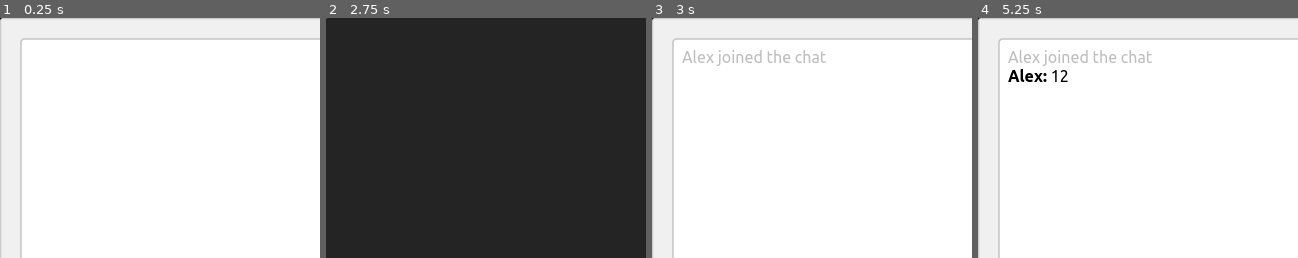
Above: before the commit, frames 1-4 (left to right).
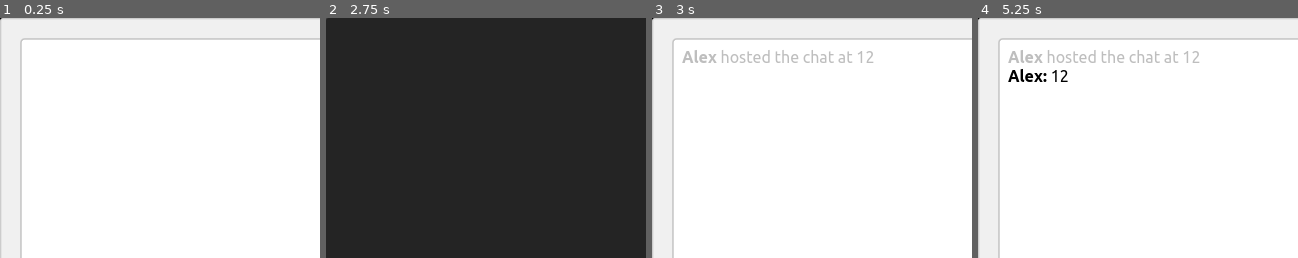
Above: after the commit, the same moments.

Repository: UbeJelly/Koteksu
Game: Godot game, scene res://Scenes/MainClient.tscn
Two runs of this game, one before a commit and one after it. Both use one fixed random seed, a clock stepped at 60 frames per second and the inputs below.
Inputs (mouse positions are % of the whole screen's width and height, from its top left):
- Up to frame 1 (0.25 s): no input
- Up to frame 2 (2.75 s): click (44, 68) at 0.52 s; type "12" at 0.6 s; click (20, 92) at 0.75 s; type "Alex" at 0.83 s; click (56, 92) at 0.98 s; type "12" at 1.07 s; click (24, 84) at 1.25 s; click "😎" at 2 s
- Up to frame 3 (3 s): click "Host" at 2.75 s
- Up to frame 4 (5.25 s): click "[fade start=0 length=4]fade[/…" at 3.5 s; click "[fade start=0 length=4]fade[/…" at 4.25 s; click "Send" at 5 s
The pictures show only the part of the screen within x 0-50%, y 0-50%; the shares and areas given below are measured in that part.

Frames 1-2 are identical in both runs. In frame 3, 1.1% of the frame differs, in the area x 10-70%, y 13-20%; in frame 4, 1.1%.

Commit message:
Added back missing features from master branch due to previous cherry pick merge

Diff:
--- a/Scenes/MainClient.tscn
+++ b/Scenes/MainClient.tscn
@@ -46,6 +46,10 @@
 [sub_resource type="FontVariation" id="FontVariation_y2ui2"]
 base_font = ExtResource("4_p7rhd")
 spacing_top = 3
+
+[sub_resource type="FontVariation" id="FontVariation_hoby2"]
+base_font = ExtResource("7_mt2u8")
+spacing_top = 6
 
 [node name="MainClient" type="Panel" unique_id=1889466723]
 anchors_preset = 15
@@ -180,7 +184,6 @@
 justification_flags = 0
 meta_underlined = false
 hint_underlined = false
-threaded = true
 deselect_on_focus_loss_enabled = false
 metadata/_edit_lock_ = true
 
@@ -207,7 +210,6 @@
 justification_flags = 0
 meta_underlined = false
 hint_underlined = false
-threaded = true
 deselect_on_focus_loss_enabled = false
 metadata/_edit_lock_ = true
 
@@ -234,7 +236,6 @@
 justification_flags = 0
 meta_underlined = false
 hint_underlined = false
-threaded = true
 deselect_on_focus_loss_enabled = false
 metadata/_edit_lock_ = true
 
@@ -261,7 +262,6 @@
 justification_flags = 0
 meta_underlined = false
 hint_underlined = false
-threaded = true
 deselect_on_focus_loss_enabled = false
 metadata/_edit_lock_ = true
 
@@ -289,7 +289,6 @@
 justification_flags = 0
 meta_underlined = false
 hint_underlined = false
-threaded = true
 deselect_on_focus_loss_enabled = false
 metadata/_edit_lock_ = true
 
@@ -335,7 +334,6 @@
 justification_flags = 0
 meta_underlined = false
 hint_underlined = false
-threaded = true
 deselect_on_focus_loss_enabled = false
 metadata/_edit_lock_ = true
 
@@ -450,7 +448,9 @@
 
 [node name="Emojis" type="TabContainer" parent="EmojiBoard/Category" unique_id=1316914170 groups=["Tabs"]]
 layout_mode = 2
+theme_override_fonts/font = SubResource("FontVariation_hoby2")
 current_tab = 0
+tabs_position = 1
 tab_0/title = " 🤣 "
 metadata/_tab_index = 0
 metadata/_tab_name = " :D "
@@ -526,30 +526,35 @@
 [node name="😉" type="Button" parent="EmojiBoard/Category/Emojis/Scroll/HFlow" unique_id=531223081 groups=["Emojis"]]
 custom_minimum_size = Vector2(40, 40)
 layout_mode = 2
+tooltip_text = "winking face"
 mouse_default_cursor_shape = 2
 text = "😉"
 
 [node name="😊" type="Button" parent="EmojiBoard/Category/Emojis/Scroll/HFlow" unique_id=1698274192 groups=["Emojis"]]
 custom_minimum_size = Vector2(40, 40)
 layout_mode = 2
+tooltip_text = "smiling face with smiling eyes"
 mouse_default_cursor_shape = 2
 text = "😊"
 
 [node name="😋" type="Button" parent="EmojiBoard/Category/Emojis/Scroll/HFlow" unique_id=183813137 groups=["Emojis"]]
 custom_minimum_size = Vector2(40, 40)
 layout_mode = 2
+tooltip_text = "face savoring food"
 mouse_default_cursor_shape = 2
 text = "😋"
 
 [node name="😎" type="Button" parent="EmojiBoard/Category/Emojis/Scroll/HFlow" unique_id=2100351022 groups=["Emojis"]]
 custom_minimum_size = Vector2(40, 40)
 layout_mode = 2
+tooltip_text = "smiling face with sunglasses"
 mouse_default_cursor_shape = 2
 text = "😎"
 
 [node name="😍" type="Button" parent="EmojiBoard/Category/Emojis/Scroll/HFlow" unique_id=1573516703 groups=["Emojis"]]
 custom_minimum_size = Vector2(40, 40)
 layout_mode = 2
+tooltip_text = "smiling face with heart-eyes"
 mouse_default_cursor_shape = 2
 text = "😍"
 
--- a/Scripts/MainClient.gd
+++ b/Scripts/MainClient.gd
@@ -1,11 +1,16 @@
 class_name MainClient extends Panel
+
+enum Role { HOST, CLIENT }
 
 @export var thumbnail_min_size := Vector2(160.0, 160.0)		## Images' min size on ImgBoard/Grid.
 @export var print_image_files := true						## Prints the loaded image files.
-
+@export var print_tabbar_names := true						## Prints the TabBar names from TabContainers
+
+var role: int = Role.CLIENT
 var username: String = ""
 var address: String = ""
 var message: String = ""
+var id: int = 0
 
 var message_field_focus: bool = false
 var color_picker_value: String = ""
@@ -17,6 +22,8 @@
 var img_save: String = main_path+"/ImgList"
 var img_path: String = main_path+"/img"
 var images: PackedStringArray = []
+
+var supported_formats: PackedStringArray = ["png", "jpg", "jpeg", "webp", "svg", "bmp", "dds", "ktx", "exr", "hdr", "tga"]
 
 var scroll_v_size: int = 20
 
@@ -59,9 +66,28 @@
 	for emoji in emojis:
 		emoji.pressed.connect(_on_Emoji_btn_pressed.bind(emoji.text))
 
+	if OS.is_debug_build() and print_tabbar_names == true:
+		print("TabContainers and TabBars")
+
 	for tab in tabs:
 		var tabbar: TabBar = tab.get_tab_bar()
 		tabbar.mouse_default_cursor_shape = CursorShape.CURSOR_POINTING_HAND
+
+		if OS.is_debug_build() and print_tabbar_names == true:
+			print(tabbar.get_parent().name+": "+tabbar.name)
+
+		match tabbar.get_parent().name:
+			"Category":
+				tabbar.set_tab_tooltip(0, "Emoji")
+				tabbar.set_tab_tooltip(1, "Kaomoji")
+			"Emojis":
+				tabbar.set_tab_tooltip(0, "Smiley faces and animals")
+			"Kaomoji":
+				tabbar.set_tab_tooltip(0, "Kaomojis")
+
+	if OS.is_debug_build() and print_tabbar_names == true:
+		print("")
+
 
 ## Returns the local ip address of the machine.
 func get_local_ip() -> String:
@@ -84,41 +110,48 @@
 ## Checks for a directory and the images it contains.
 ## [param path] is the directory path to check and load images from.
 func check_images(path: String = "") -> void:
+	if not imggrid.get_children() == null:
+		for i in imggrid.get_children():
+			i.queue_free()
+
 	var directory := DirAccess.open(path)
 	if not directory == null:
-		# First list all images from directory into an array.
-		# Then compare the save file and images' contents.
-		# If they're different then overwrite the save file
-		# before loading the images.
 		images = directory.get_files()
-
 		if FileAccess.open(img_save, FileAccess.READ) == null:
 			save_images(images)
 		else:
-			if images == load_images(img_save):
-				pass
-			else:
-				if not imggrid.get_children() == null:
-					for i in imggrid.get_children():
-						i.queue_free()
+			if not images == load_images(img_save):
 				save_images(images)
 				images = load_images(img_save)
-
-		for img_file in load_images(img_save):
-			if print_image_files == true:
-				print(img_file)
-
-			var image = Image.load_from_file(img_path+"/"+img_file)
-			var texture = ImageTexture.create_from_image(image)
-			var thumbnail := TextureButton.new()
-
-			thumbnail.texture_normal = texture
-			thumbnail.name = img_file
-			thumbnail.ignore_texture_size = true
-			thumbnail.stretch_mode = TextureButton.STRETCH_KEEP_ASPECT_COVERED
-			thumbnail.custom_minimum_size = thumbnail_min_size
-			thumbnail.mouse_default_cursor_shape = Control.CURSOR_POINTING_HAND
-			imggrid.add_child(thumbnail, true)
+			else:
+				if OS.is_debug_build() and print_image_files == true:
+					print("Loading images at %s ..." % img_path)
+
+				for img_file in load_images(img_save):
+					if print_image_files == true:
+						print("✓ %s" % img_file)
+
+					var image = Image.load_from_file(img_path+"/"+img_file)
+					var texture = ImageTexture.create_from_image(image)
+					var thumbnail := TextureButton.new()
+
+					# Save images as resource to load by valid resource paths
+					var texture_res_path: String = "user://%s.res" % img_file
+					ResourceSaver.save(texture, texture_res_path)
+
+					# Bind _on_Thumbnail_pressed & its args to TextureButton.pressed signal
+					thumbnail.pressed.connect(_on_Thumbnail_pressed.bind(texture_res_path))
+
+					thumbnail.texture_normal = texture
+					thumbnail.name = img_file
+					thumbnail.ignore_texture_size = true
+					thumbnail.stretch_mode = TextureButton.STRETCH_KEEP_ASPECT_COVERED
+					thumbnail.custom_minimum_size = thumbnail_min_size
+					thumbnail.mouse_default_cursor_shape = Control.CURSOR_POINTING_HAND
+					imggrid.add_child(thumbnail, true)
+
+				if OS.is_debug_build() and print_image_files == true:
+					print("Loading images completed!\n")
 
 
 ## Saves an array of images into a file.
@@ -137,41 +170,65 @@
 	return loaded_array
 
 
-func _joined() -> void:
+## Called when files are dropped on the window.
+func _on_files_dropped(files_paths: PackedStringArray) -> void:
+	for path in files_paths:
+		var file: String = path.get_file()
+		var directory := DirAccess.open(img_path)
+
+		if not directory == null and file.get_extension().to_lower() in supported_formats:
+			DirAccess.copy_absolute(path, img_path+"/"+file)
+
+
+func _joined(_role: int) -> void:
 	client.hide()
 	username = username_field.text
 	address = address_field.text
-	_notify.rpc_id(multiplayer.get_unique_id(), username)
+	match _role:
+		Role.HOST:
+			_notify.rpc_id(multiplayer.get_unique_id(), username, address, Role.HOST)
+		Role.CLIENT:
+			_notify.rpc_id(id, username, address, Role.CLIENT)
 
 
 func _on_connected() -> void:
-	_joined()
-
-
-func _on_peer_connected(id: int) -> void:
-	_notify.rpc_id(id, username)
-
-
-@rpc("any_peer", "call_local", "unreliable") func _message_rpc(_username: String = "", _text: String = "") -> void:
+	_joined(Role.CLIENT)
+
+
+func _on_peer_connected(_id: int) -> void:
+	id = _id
+
+
+@rpc("any_peer", "call_local", "unreliable")
+func _message_rpc(_username: String = "", _text: String = "") -> void:
 	chatbox.text += "[b]%s:[/b] %s\n" % [_username, _text]
 
 
-@rpc("any_peer", "call_local", "unreliable") func _notify(_username: String = "") -> void:
-	chatbox.text += "[color=gray]%s joined the chat[/color]\n" % _username
+## The notification at chatbox when someone hosts or joins.
+## [param _username] is the username of the user.
+## [param _address] is the IP address of the user.
+## [param type] is the type whether they 'hosted' or 'joined'.
+@rpc("any_peer", "call_local", "unreliable")
+func _notify(_username: String = "", _address: String = "", _role: int = role) -> void:
+	var text = "[color=gray][b]%s[/b] %s the chat at %s[/color]\n"
+	match _role:
+		Role.HOST: chatbox.text += text % [_username, "hosted", _address]
+		Role.CLIENT: chatbox.text += text % [_username, "joined", _address]
 
 
 func _on_Host_pressed() -> void:
 	var peer: ENetMultiplayerPeer = ENetMultiplayerPeer.new()
-	peer.create_server(1029, 2)
+	peer.set_bind_ip(address)
+	peer.create_server(55555, 32)
 	multiplayer.set_multiplayer_peer(peer)
-	_joined()
+	_joined(Role.HOST)
 
 
 func _on_Join_pressed() -> void:
 	var peer: ENetMultiplayerPeer = ENetMultiplayerPeer.new()
-	peer.create_client(address_field.text, 1029)
+	peer.create_client(address_field.text, 55555)
 	multiplayer.set_multiplayer_peer(peer)
-	_joined()
+	_joined(Role.CLIENT)
 
 
 func _on_Send_pressed() -> void:
